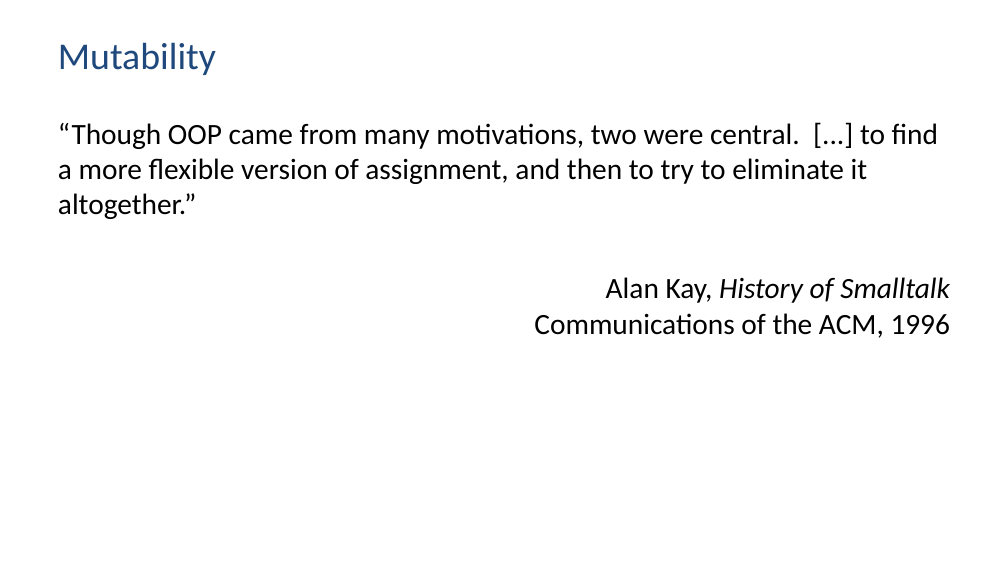
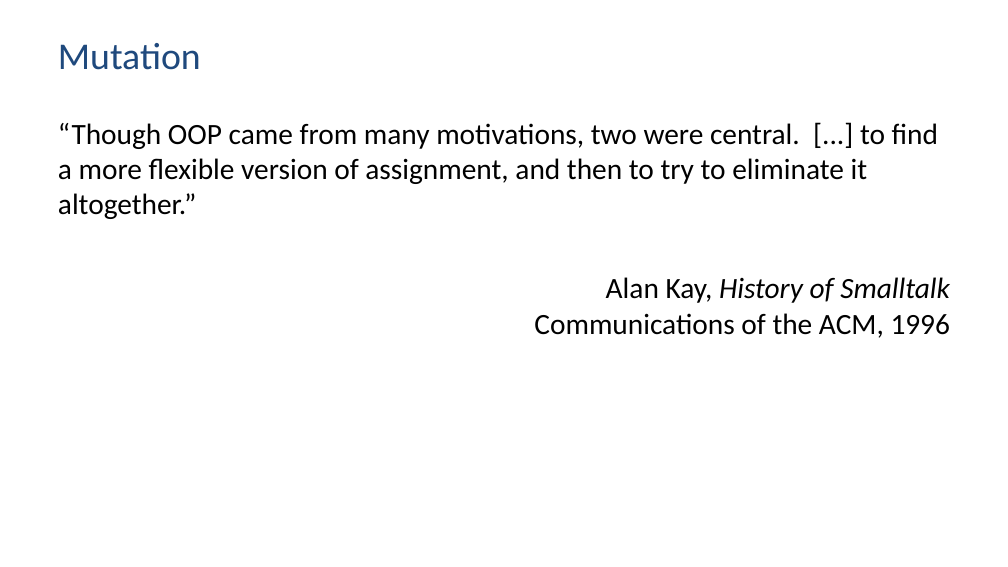
Before and after one commit to active-group/tutorialtag-2024-ddd-fp, a slide deck: slide 4 of ddd-fp.pptx (slide 3 before the commit). Drawn at 1008x567 pixels with LibreOffice and Linux fonts; fonts in the diff are those of the drawing. Boxes give left, top, right and bottom in pixels: in the first picture for what was removed or moved away, otherwise in the second. Text is boxed around its words. In the diff, an @@ line names an element or a change of style, - is before the commit and + after.

```diff
--- a/ddd-fp.pptx
+++ b/ddd-fp.pptx
@@ title at box(58, 43, 201, 70): text changed @@
-Mutability
+Mutation
```
Also in this commit, not shown: 8 other slides changed, 2 slides added, 1 slide removed.
